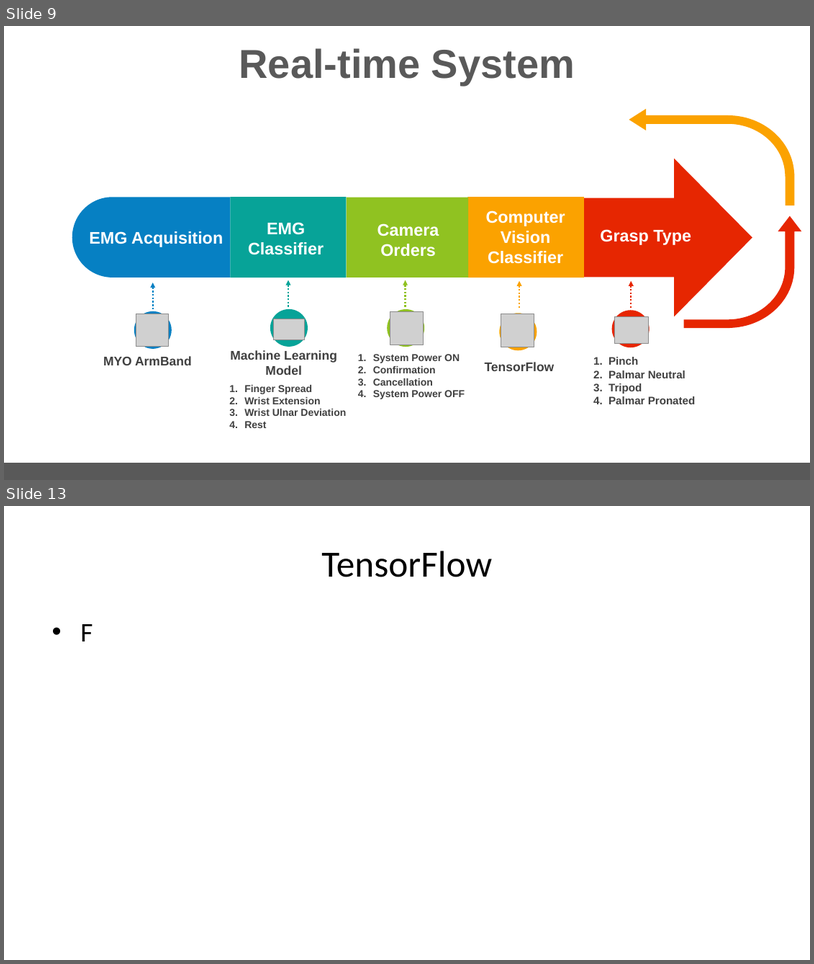
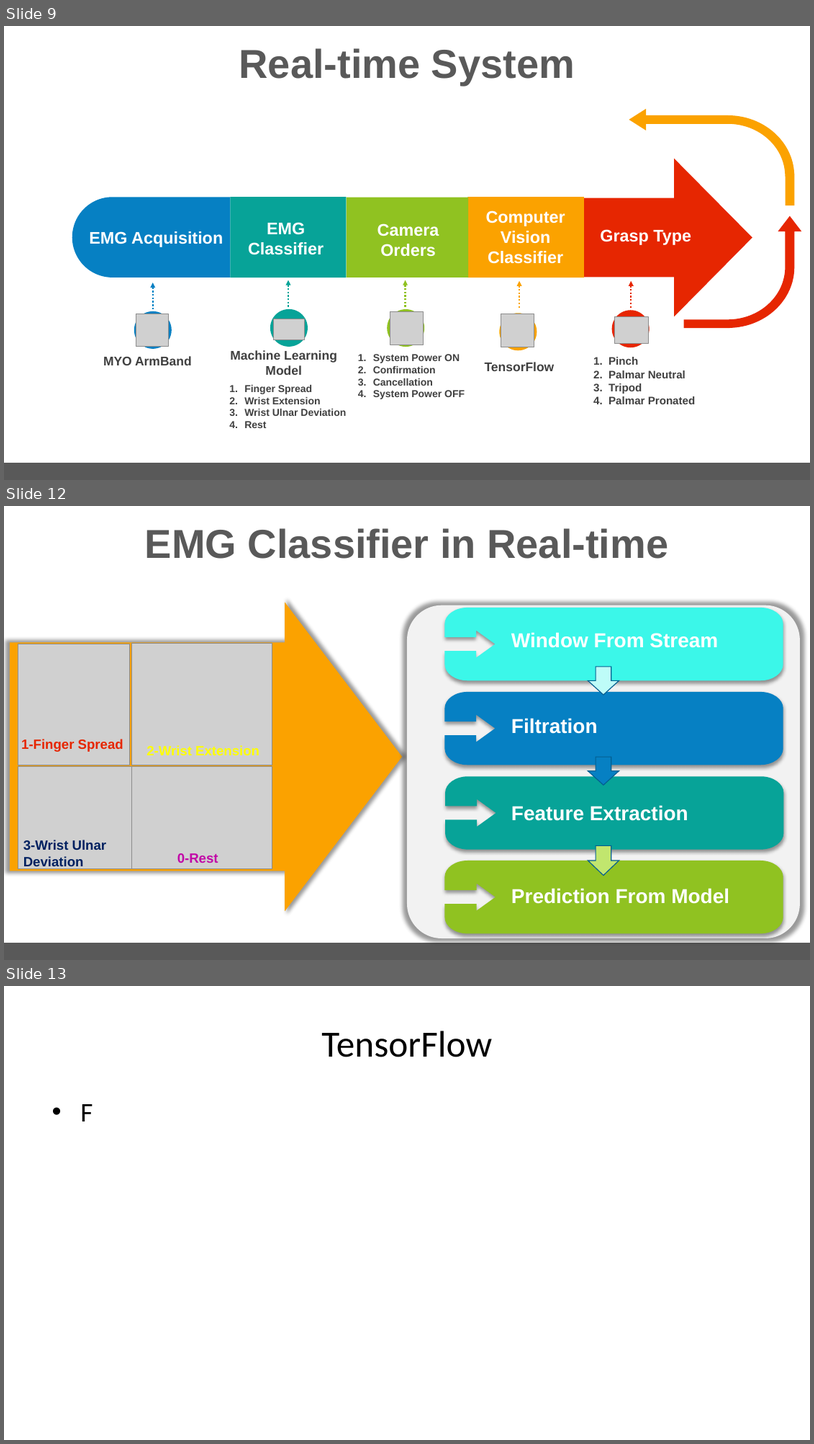
Before and after one commit to hananabilabd/Computer-Vision-and-Neural-Machine-Interface-for-Upper-Limb-Prostheses, a slide deck: GP_presentation.pptx. Shown one above the other, each under a label of ours: slides 9 and 13 before the commit, slides 9, 12 and 13 after it; the slides between them are not shown. The pictures are 814x964 and 814x1444 pixels, drawn with LibreOffice and Linux fonts; fonts in the diff are those of the drawing; grey boxes stand for pictures. Boxes give left, top, right and bottom in pixels: in the first picture for what was removed or moved away, otherwise in the second. Text is boxed around its words. In the diff, an @@ line names an element or a change of style, - is before the commit and + after.

```diff
--- a/GP_presentation.pptx
+++ b/GP_presentation.pptx
@@ slide 12 added at [4,506,810,960], background #FFFFFF; not listed: 1 template element that a slide beside it also shows @@
@@ title added at [145,528,669,559], 48 pt, text #595959, bold @@
+EMG Classifier in Real-time
@@ right arrow added at [10,602,402,911], fill #FBA200 @@
@@ rounded rectangle added at [407,605,801,938], fill #F2F2F2 @@
@@ freeform shape added at [445,608,784,681], fill #3BF7E9 @@
@@ text added at [512,632,718,648], 24 pt, text #FFFFFF, bold @@
+Window From Stream
@@ picture added at [18,644,129,765] @@
@@ picture added at [132,643,273,764] @@
@@ down arrow added at [589,667,619,695], fill #BEFCF8, outline #045F90 1 pt @@
@@ freeform shape added at [445,692,784,765], fill #0680C3 @@
@@ text added at [512,718,598,734], 24 pt, text #FFFFFF, bold @@
+Filtration
@@ text added at [21,739,124,752], 16 pt, text #E62601, bold @@
+1-Finger Spread
@@ text added at [147,745,260,755], 16 pt, text #FFFF00, bold @@
+2-Wrist Extension
@@ down arrow added at [589,757,619,785], fill #0680C3, outline #045F90 1 pt @@
@@ picture added at [18,767,133,870] @@
@@ picture added at [130,766,273,869] @@
@@ freeform shape added at [445,777,784,849], fill #07A398 @@
@@ text added at [512,805,689,821], 24 pt, text #FFFFFF, bold @@
+Feature Extraction
@@ text added at [23,839,107,869], 16 pt, text #002060, bold @@
+3-Wrist Ulnar Deviation
@@ down arrow added at [589,845,619,875], fill #C1E66E, outline #045F90 1 pt @@
@@ text added at [178,853,219,862], 16 pt, text #C208A7, bold @@
+0-Rest
@@ freeform shape added at [445,860,784,934], fill #90C221 @@
@@ text added at [512,888,730,903], 24 pt, text #FFFFFF, bold @@
+Prediction From Model
```
Also in this commit, not shown: 3 slides changed, 2 slides removed, 18 other files.
